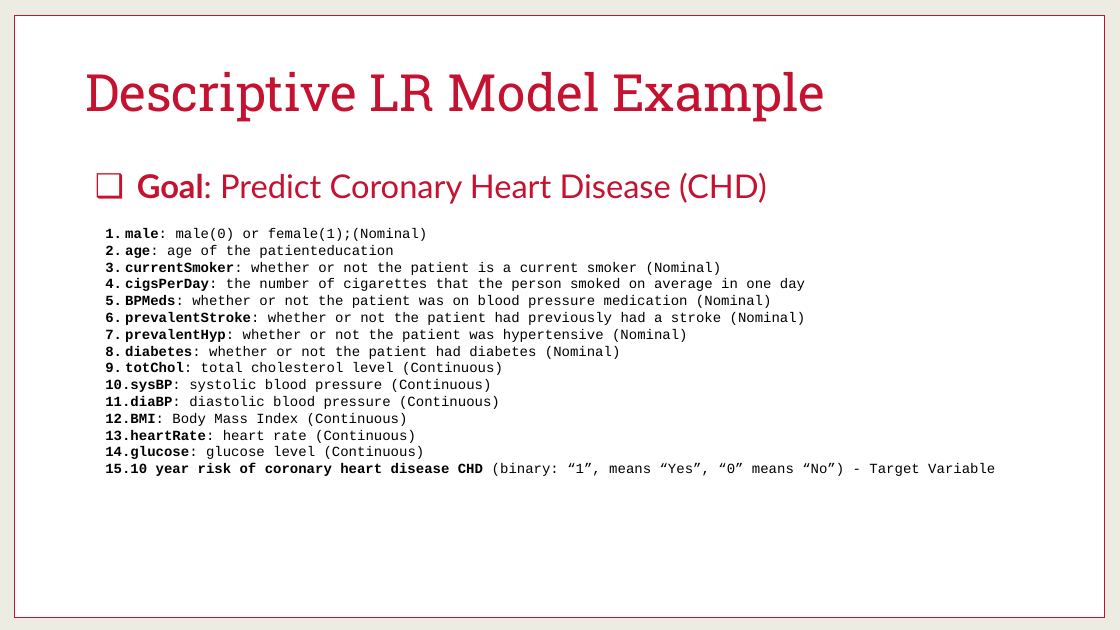
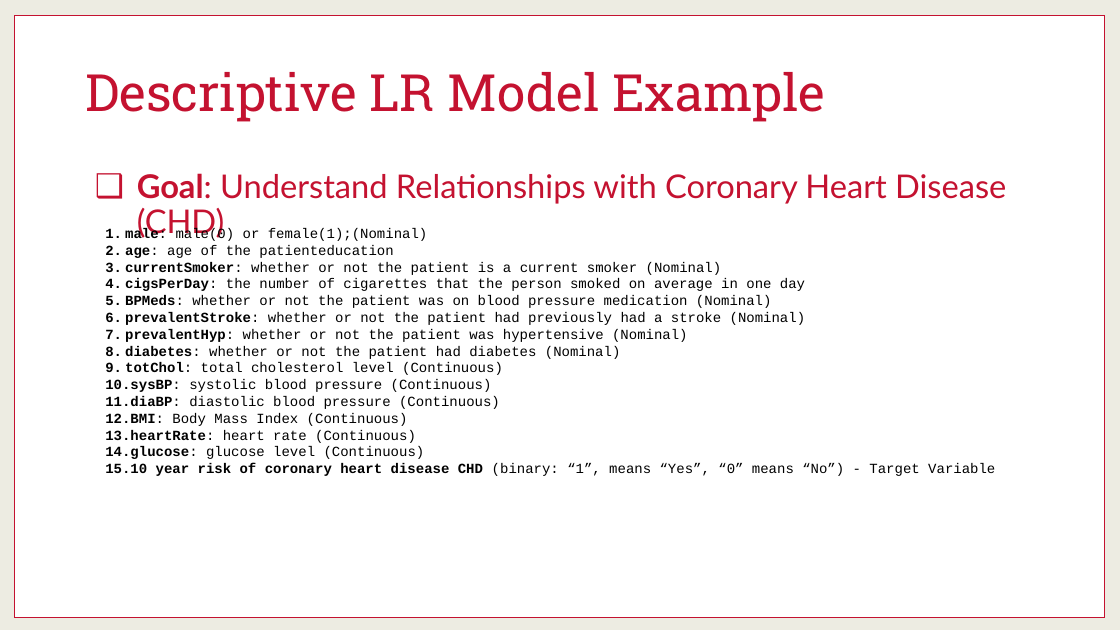
Before and after one commit to martinwg/ISA591, a slide deck: slide 33 of PPT/Module 6 - Logistic Regression (Descriptive).pptx (slide 24 before the commit). Drawn at 1120x630 pixels with LibreOffice and Linux fonts; fonts in the diff are those of the drawing. Boxes give left, top, right and bottom in pixels: in the first picture for what was removed or moved away, otherwise in the second. Text is boxed around its words. In the diff, an @@ line names an element or a change of style, - is before the commit and + after.

```diff
--- a/PPT/Module 6 - Logistic Regression (Descriptive).pptx
+++ b/PPT/Module 6 - Logistic Regression (Descriptive).pptx
@@ text at [137,173,1006,239]: text changed @@
-❑ Goal: Predict Coronary Heart Disease (CHD)
+❑ Goal: Understand Relationships with Coronary Heart Disease (CHD)
```
Also in this commit, not shown: 10 other slides changed, 11 slides added, 2 slides removed.
